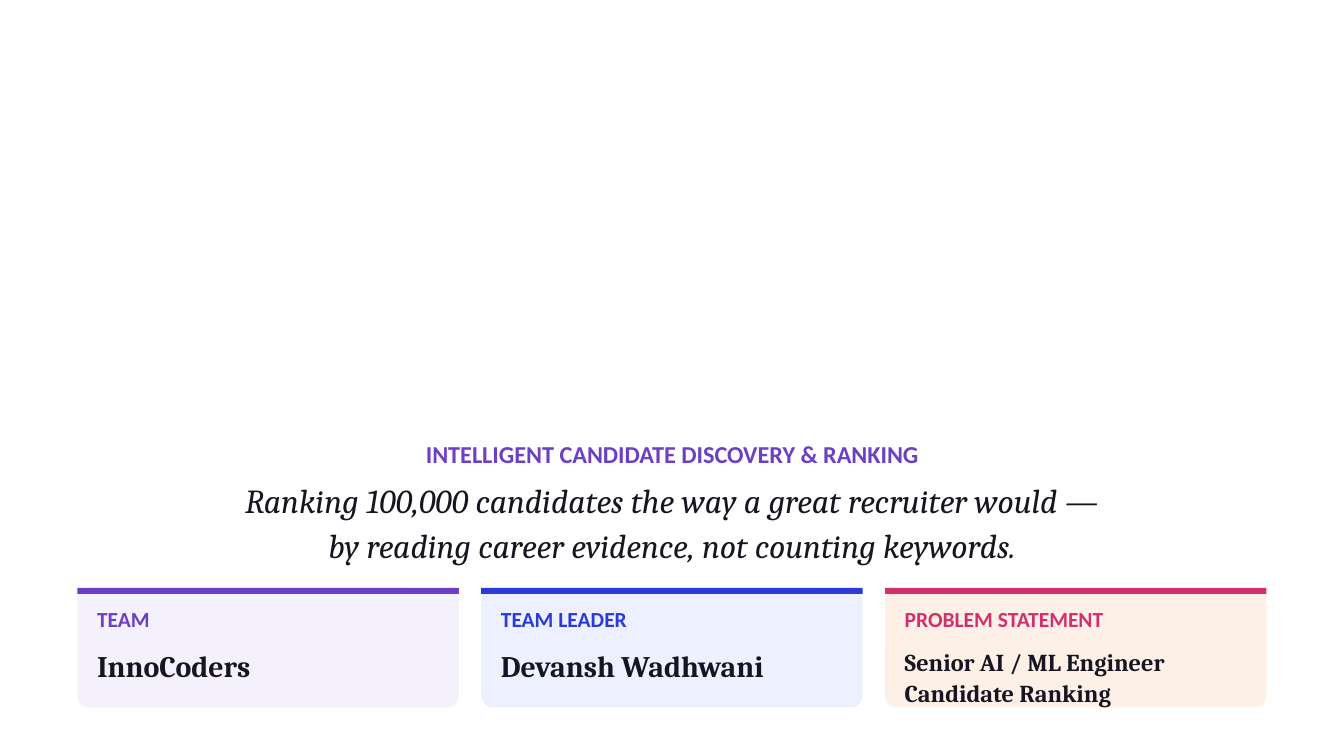
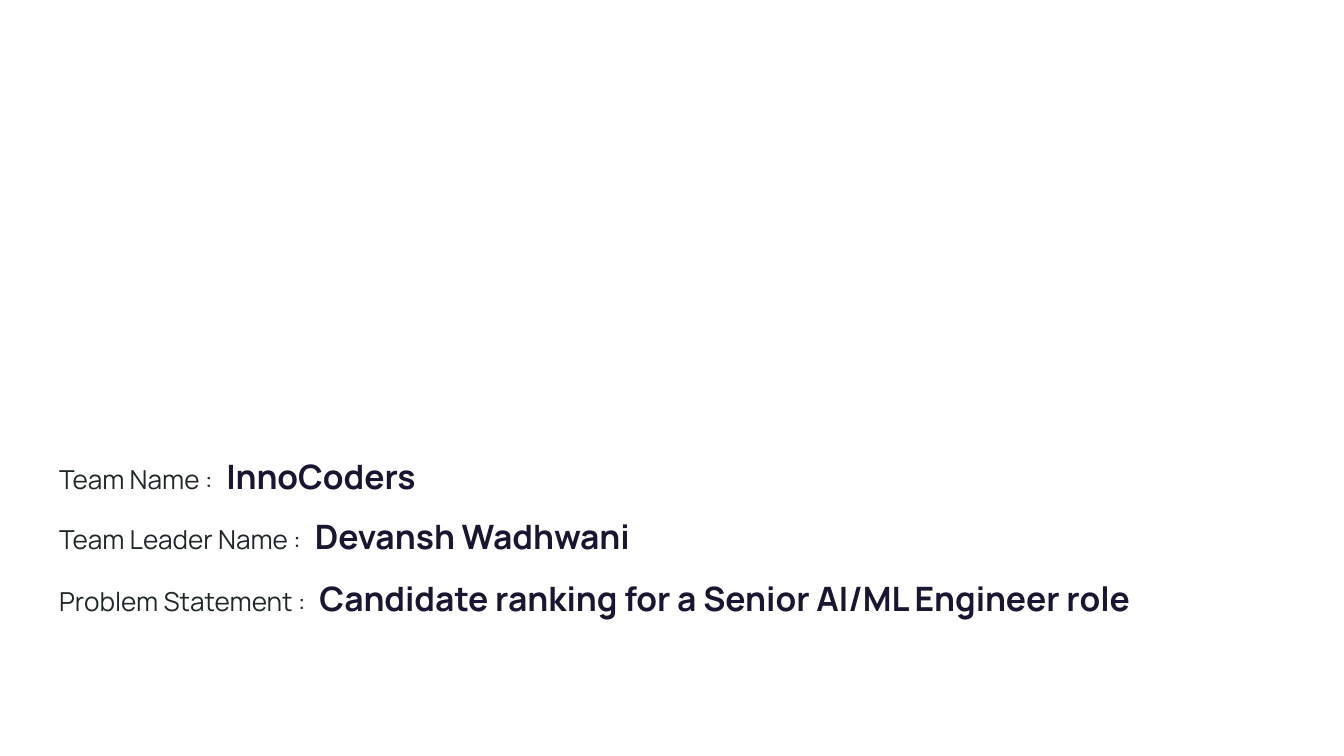
Before and after one commit to De-Coder05/redrob-ranking-challenge, a slide deck: slide 1 of approach_deck.pptx. Drawn at 1344x756 pixels with LibreOffice and Linux fonts; fonts in the diff are those of the drawing; background and template pictures are left out. Boxes give left, top, right and bottom in pixels: in the first picture for what was removed or moved away, otherwise in the second. Text is boxed around its words. In the diff, an @@ line names an element or a change of style, - is before the commit and + after.

```diff
--- a/approach_deck.pptx
+++ b/approach_deck.pptx
@@ text removed at [426, 447, 918, 463] @@
-INTELLIGENT CANDIDATE DISCOVERY & RANKING
@@ text at [59, 464, 415, 490]: text changed; size 16 to 18 pt; font Cambria to Manrope; text colour #181522 to #1A1530 @@
-TEAM
-InnoCoders
+Team Name : InnoCoders
@@ text at [59, 524, 630, 550]: text changed; size 16 to 14 pt; font Cambria to Manrope; text colour #181522 to #202729; bold off @@
-TEAM LEADER
-Devansh Wadhwani
+Team Leader Name : Devansh Wadhwani
@@ text at [59, 586, 1129, 620]: text changed; font Cambria to Manrope; text colour #181522 to #1A1530; bold on; italic off @@
-Ranking 100,000 candidates the way a great recruiter would —
-by reading career evidence, not counting keywords.
+Problem Statement : Candidate ranking for a Senior AI/ML Engineer role
@@ rounded rectangle removed at [78, 589, 460, 708] @@
@@ rectangle removed at [78, 589, 460, 594] @@
@@ rounded rectangle removed at [481, 589, 863, 708] @@
@@ rectangle removed at [481, 589, 863, 594] @@
@@ rounded rectangle removed at [886, 589, 1267, 708] @@
@@ rectangle removed at [886, 589, 1267, 594] @@
@@ text removed at [905, 613, 1164, 708] @@
-PROBLEM STATEMENT
-Senior AI / ML Engineer
-Candidate Ranking
```
Also in this commit, not shown: 7 other slides changed, 2 slides added, 2 slides removed, 1 other file.
